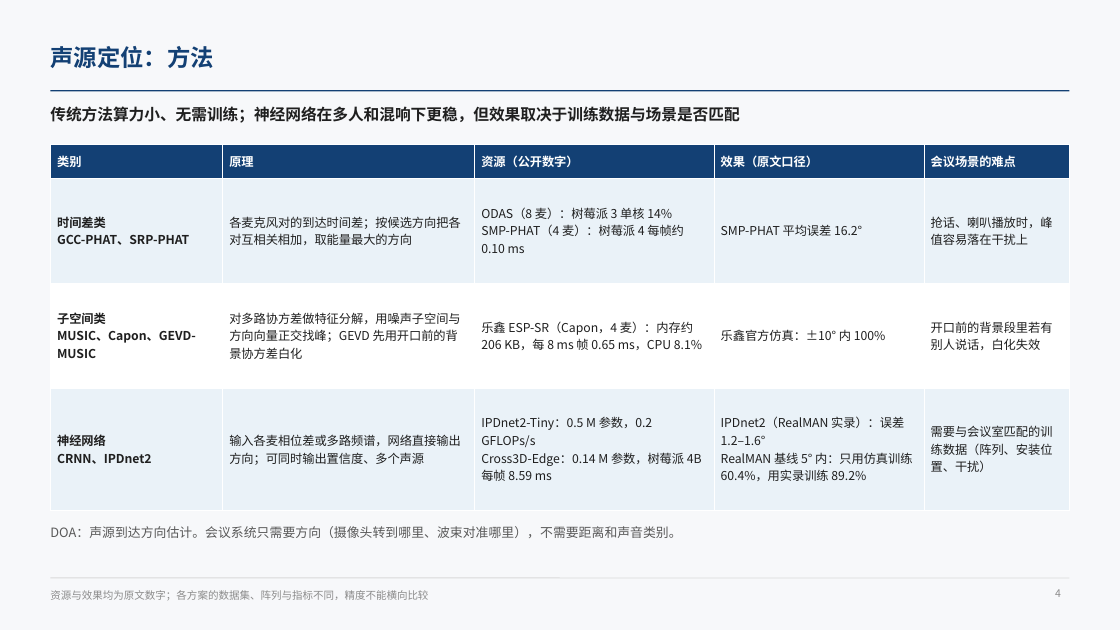
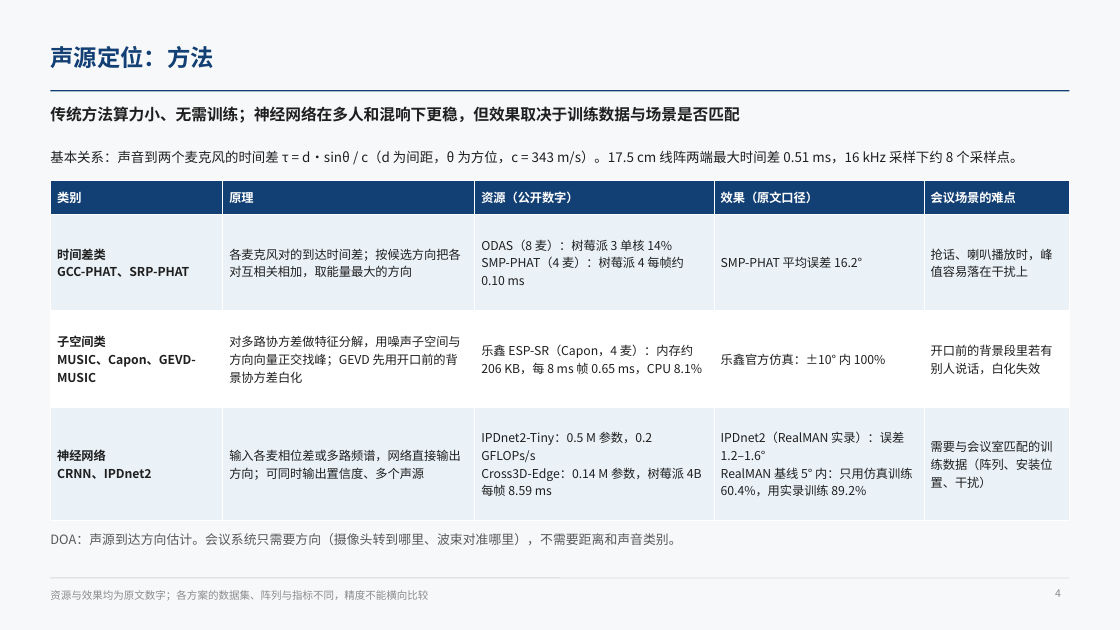
Before and after one commit to ZeroFoxxi/ssl-scene1, a slide deck: slide 4 of 01_场景一_摄像头声源定位/技术总结/声源定位与波束成形技术总结.pptx. Drawn at 1120x630 pixels with LibreOffice and Linux fonts; fonts in the diff are those of the drawing. Boxes give left, top, right and bottom in pixels: in the first picture for what was removed or moved away, otherwise in the second. Text is boxed around its words. In the diff, an @@ line names an element or a change of style, - is before the commit and + after.

```diff
--- a/01_场景一_摄像头声源定位/技术总结/声源定位与波束成形技术总结.pptx
+++ b/01_场景一_摄像头声源定位/技术总结/声源定位与波束成形技术总结.pptx
@@ text added at (50,150,1023,165), 11.5 pt, text #1F1F1F @@
+基本关系：声音到两个麦克风的时间差 τ = d·sinθ / c（d 为间距，θ 为方位，c = 343 m/s）。17.5 cm 线阵两端最大时间差 0.51 ms，16 kHz 采样下约 8 个采样点。
@@ table: place and size @@
-table at (50,145,1070,485)
+table at (50,181,1070,500)
@@ text "DOA：声源到达方向估计。会议系统只需要方向（摄像头转到哪里、波束对准哪里），不需要距离和声音类别。": place and size @@
-text "DOA：声源到达方向估计。会议系统只需要方向（摄像头转到哪里、波束对准哪里），不需要距离和声音类别。" at (50,526,681,538)
+text "DOA：声源到达方向估计。会议系统只需要方向（摄像头转到哪里、波束对准哪里），不需要距离和声音类别。" at (50,533,681,545)
```
Also in this commit, not shown: 5 other slides changed, 3 slides removed, 3 other files.
